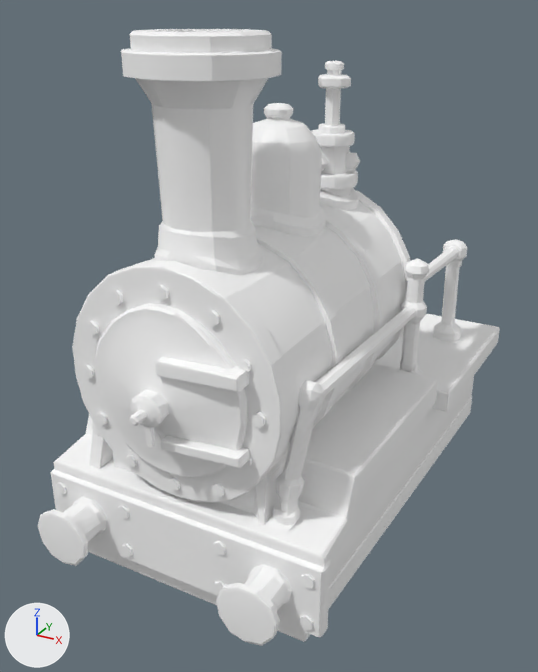
Two versions of the FBX model FactorioProject/Assets/MapObject/Train/Steam train/Steam train.fbx, one commit apart.
Both versions are drawn from a 50 mm camera at (0.759, -1.586, 1.252) aimed at (-0.024, -0.163, 0.54). Every picture has the same lights, and +X, +Y and +Z are marked at lower left. The picture after the commit comes second. Where no turn or scale is listed for an object, it has been applied to the vertices.

The older version as bpy lines, for what is in view:
```python
me_scene = bpy.data.meshes.new('Scene')
me_scene.from_pydata(...)  # 2625 vertices, 5003 faces; spans x -0.378..0.378, y -0.703..0.523, z 0.1..1.218
me_scene.materials.append(mat_tripo_mat_1fdc285a)  # white #fefefe
ob_steam_train = bpy.data.objects.new('Steam_train', me_scene)
ob_steam_train.location = (0.0, 0.0, 0.0)
```
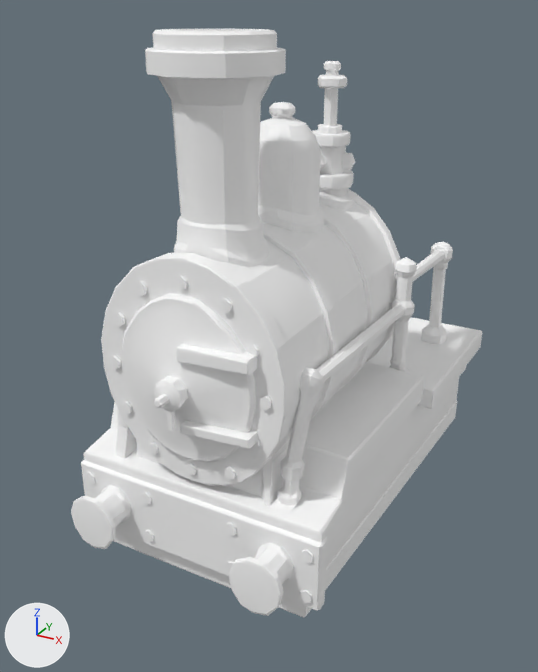
What differs and where, as boxes [x1, y1, x2, y2] in the pictures (538 x 672 px; the box of a moved part takes in the faces that stretch with it):
'Steam_train', reshaped (11% narrower)
    before: [38, 29, 500, 646]
    after: [71, 29, 482, 618]
part 1 of me_scene, moved or reshaped
    before: [38, 496, 107, 566]
    after: [71, 485, 131, 549]
part 2 of me_scene, moved or reshaped
    before: [216, 564, 292, 646]
    after: [229, 543, 294, 616]
part 3 of me_scene, moved or reshaped
    before: [345, 152, 360, 170]
    after: [342, 153, 355, 170]
part 4 of me_scene, moved or reshaped
    before: [56, 482, 66, 494]
    after: [85, 472, 95, 484]
part 5 of me_scene, moved or reshaped
    before: [118, 505, 129, 518]
    after: [141, 492, 151, 504]
part 6 of me_scene, moved or reshaped
    before: [213, 541, 226, 555]
    after: [225, 522, 236, 535]
part 7 of me_scene, moved or reshaped
    before: [301, 574, 314, 588]
    after: [301, 549, 313, 563]
part 8 of me_scene, moved or reshaped
    before: [51, 29, 500, 642]
    after: [81, 29, 482, 618]

The edits, one by one:
me_scene is used by ob_steam_train; location (0.0, 0.0, 0.0).
me_scene had 2625 vertices, 5003 faces and spanned x -0.378..0.378, y -0.703..0.523, z 0.1..1.218.
me_scene now has 2625 vertices, 5003 faces and spans x -0.34..0.34, y -0.632..0.47, z 0.1..1.218.
me_scene part 1: the loose piece of 78 vertices spanning x -0.286..-0.159, y -0.703..-0.604, z 0.18..0.304 is scaled about the mesh origin by (0.9, 0.9, 1).
me_scene part 2: the loose piece of 78 vertices spanning x 0.159..0.286, y -0.703..-0.604, z 0.18..0.304 is scaled about the mesh origin by (0.9, 0.9, 1).
me_scene part 3: the loose piece of 14 vertices spanning x 0.062..0.093, y 0.05..0.079, z 0.904..0.942 is scaled about the mesh origin by (0.9, 0.9, 1).
me_scene part 4: the loose piece of 15 vertices spanning x -0.312..-0.286, y -0.611..-0.604, z 0.274..0.304 is scaled about the mesh origin by (0.9, 0.9, 1).
me_scene part 5: the loose piece of 15 vertices spanning x -0.139..-0.113, y -0.611..-0.604, z 0.274..0.304 is scaled about the mesh origin by (0.9, 0.9, 1).
me_scene part 6: the loose piece of 15 vertices spanning x 0.098..0.123, y -0.611..-0.604, z 0.274..0.304 is scaled about the mesh origin by (0.9, 0.9, 1).
me_scene part 7: the loose piece of 15 vertices spanning x 0.289..0.314, y -0.611..-0.604, z 0.274..0.304 is scaled about the mesh origin by (0.9, 0.9, 1).
me_scene part 8: 2353 of 2625 vertices moved; they spanned x -0.378..0.378, y -0.703..0.523, z 0.1..1.218 and now span x -0.34..0.34, y -0.632..0.47, z 0.1..1.218; mean shift (-0.001, 0.023, 0.0); largest move (-0.103, -0.599, 0.414) -> (0.026, -0.294, 1.188).
Other edits to the shape of me_scene do not show in these pictures.
